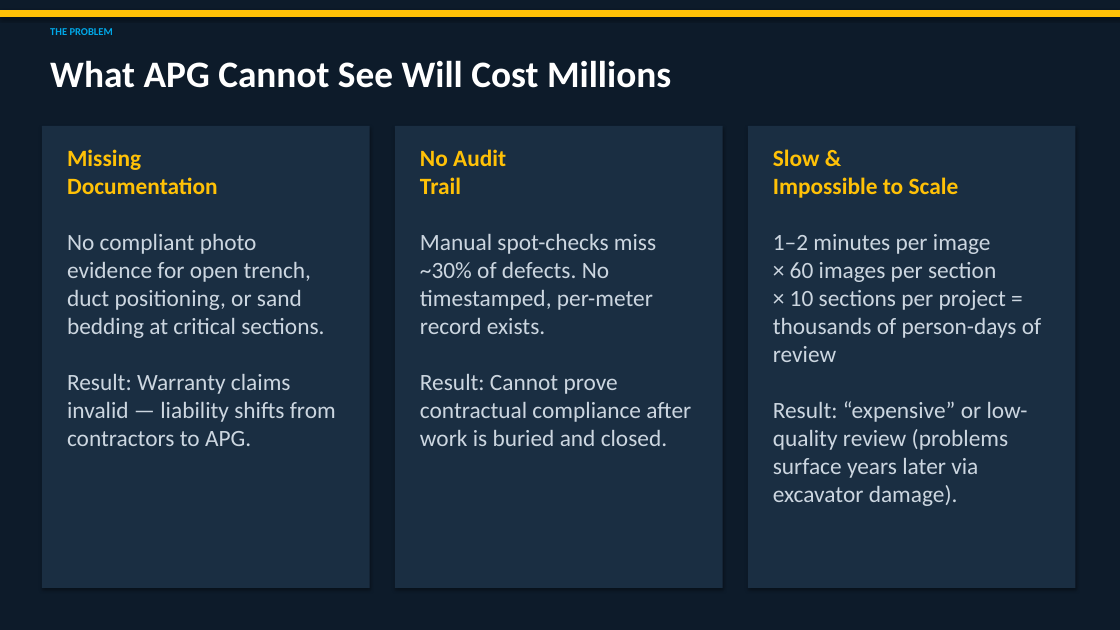
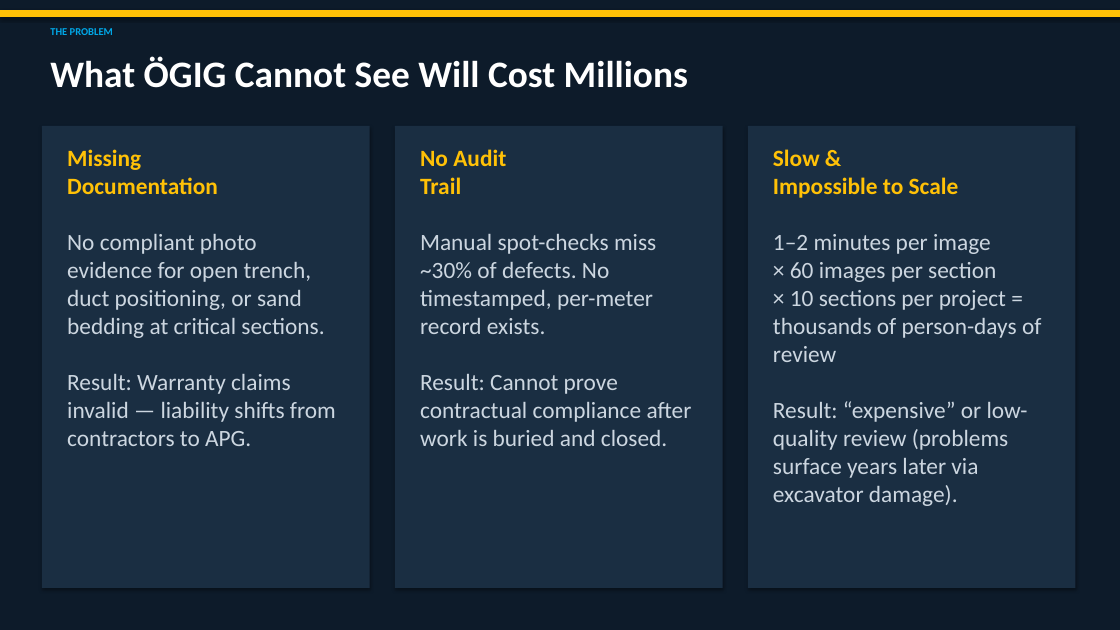
Before and after one commit to PathanAhmad/sightline-vienna-up-2026, a slide deck: slide 2 of APG_TrenchVerify_Pitch.pptx. Drawn at 1120x630 pixels with LibreOffice and Linux fonts; fonts in the diff are those of the drawing. Boxes give left, top, right and bottom in pixels: in the first picture for what was removed or moved away, otherwise in the second. Text is boxed around its words. In the diff, an @@ line names an element or a change of style, - is before the commit and + after.

```diff
--- a/APG_TrenchVerify_Pitch.pptx
+++ b/APG_TrenchVerify_Pitch.pptx
@@ text at box(50, 56, 688, 88): text changed @@
-What APG Cannot See Will Cost Millions
+What ÖGIG Cannot See Will Cost Millions
```
Also in this commit, not shown: 3 other slides changed, 6 slides added, 1 slide removed.
